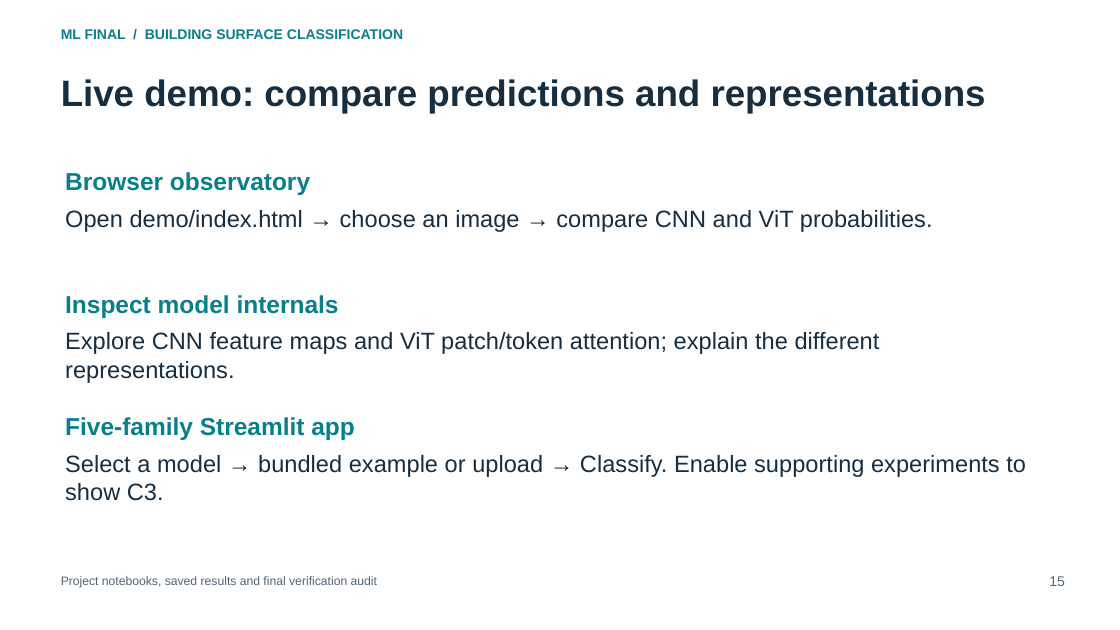
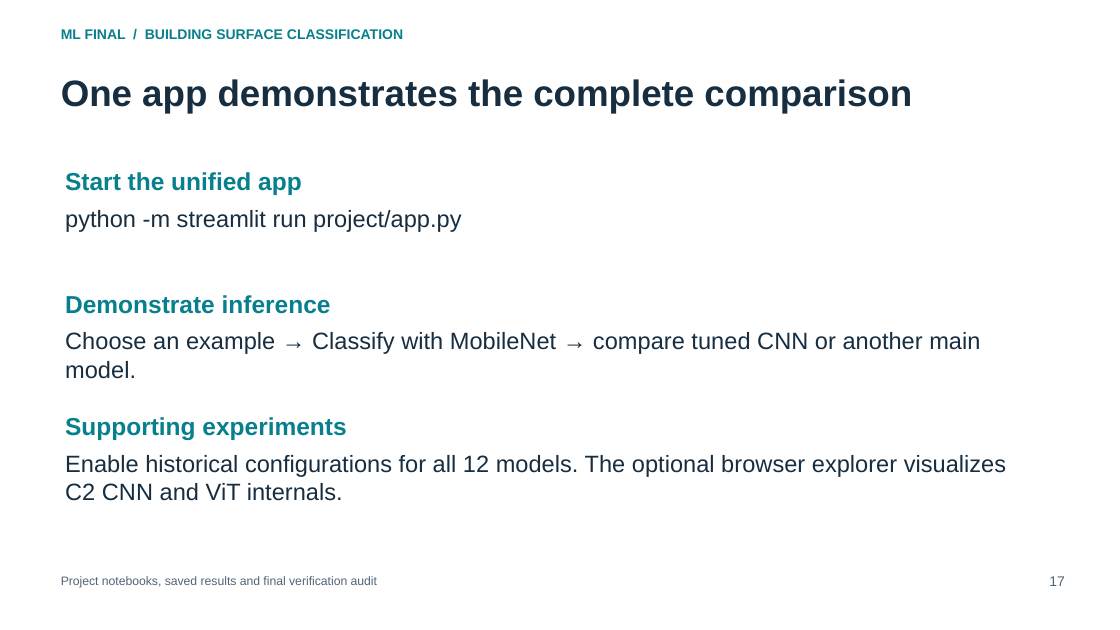
Before and after one commit to darau77/Finalski, a slide deck: slide 17 of docs/Final_Presentation.pptx (slide 15 before the commit). Drawn at 1120x630 pixels with LibreOffice and Linux fonts; fonts in the diff are those of the drawing. Boxes give left, top, right and bottom in pixels: in the first picture for what was removed or moved away, otherwise in the second. Text is boxed around its words. In the diff, an @@ line names an element or a change of style, - is before the commit and + after.

Commit message:
Consolidate final study, unified demo, report and presentation

```diff
--- a/docs/Final_Presentation.pptx
+++ b/docs/Final_Presentation.pptx
@@ text at (x1=61, y1=79, x2=912, y2=113): text changed @@
-Live demo: compare predictions and representations
+One app demonstrates the complete comparison
@@ text at (x1=65, y1=172, x2=302, y2=195): text changed @@
-Browser observatory
+Start the unified app
@@ text at (x1=65, y1=210, x2=461, y2=232): text changed @@
-Open demo/index.html → choose an image → compare CNN and ViT probabilities.
+python -m streamlit run project/app.py
@@ text at (x1=65, y1=295, x2=331, y2=314): text changed @@
-Inspect model internals
+Demonstrate inference
@@ text at (x1=65, y1=332, x2=980, y2=379): text changed @@
-Explore CNN feature maps and ViT patch/token attention; explain the different representations.
+Choose an example → Classify with MobileNet → compare tuned CNN or another main model.
@@ text at (x1=65, y1=417, x2=346, y2=440): text changed @@
-Five-family Streamlit app
+Supporting experiments
@@ text at (x1=65, y1=455, x2=1006, y2=501): text changed @@
-Select a model → bundled example or upload → Classify. Enable supporting experiments to show C3.
+Enable historical configurations for all 12 models. The optional browser explorer visualizes C2 CNN and ViT internals.
@@ text at (x1=1049, y1=576, x2=1065, y2=586): text changed @@
-15
+17
```
Also in this commit, not shown: 18 other slides changed, 4 slides added, 1 slide removed, 25 other files.
